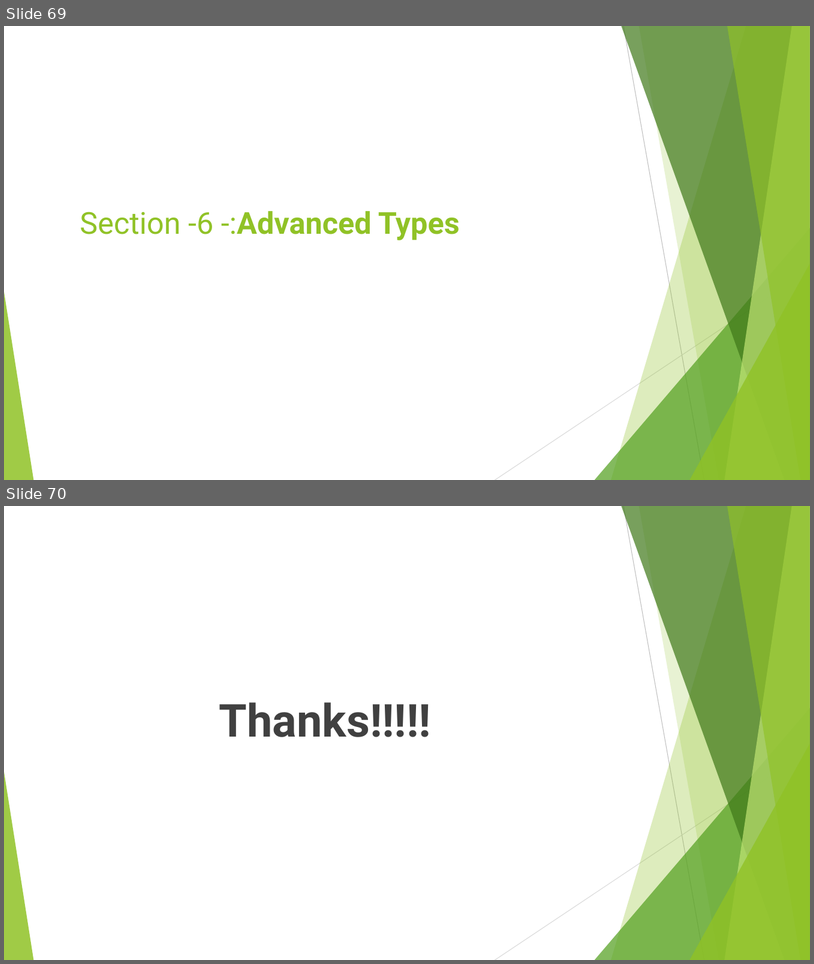
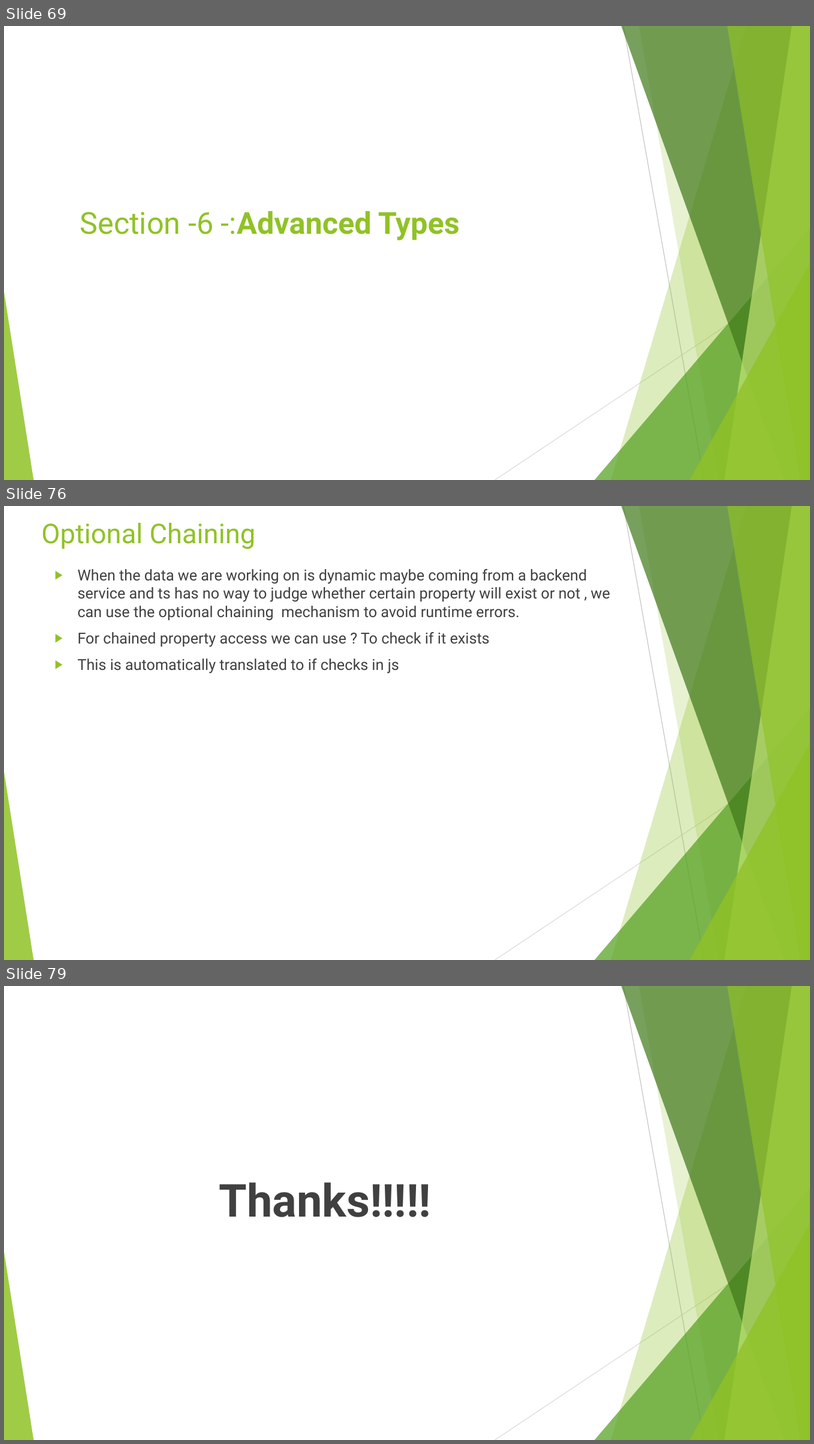
Before and after one commit to rudhrainfogain/TypeScript, a slide deck: PPT/TypeScriptv6.pptx. Shown one above the other, each under a label of ours: slides 69 and 70 before the commit, slides 69, 76 and 79 after it; the slides between them are not shown. The pictures are 814x964 and 814x1444 pixels, drawn with LibreOffice and Linux fonts; fonts in the diff are those of the drawing. Boxes give left, top, right and bottom in pixels: in the first picture for what was removed or moved away, otherwise in the second. Text is boxed around its words. In the diff, an @@ line names an element or a change of style, - is before the commit and + after.

```diff
--- a/PPT/TypeScriptv6.pptx
+++ b/PPT/TypeScriptv6.pptx
@@ slide 76 added at box(4, 506, 810, 960), background #FFFFFF; not listed: 10 template elements that a slide beside it also shows @@
@@ title added at box(41, 523, 256, 549), 32.4 pt, text #90C226 @@
+Optional Chaining
@@ text added at box(78, 569, 610, 673), 18 pt, text #404040 @@
+▶ When the data we are working on is dynamic maybe coming from a backend service and ts has no way to judge whether certain property will exist or not , we can use the optional chaining mechanism to avoid runtime errors.
+▶ For chained property access we can use ? To check if it exists
+▶ This is automatically translated to if checks in js
@@ what was slide 70 is now slide 79 @@
```
Also in this commit, not shown: 8 other slides added, 3 other files.
